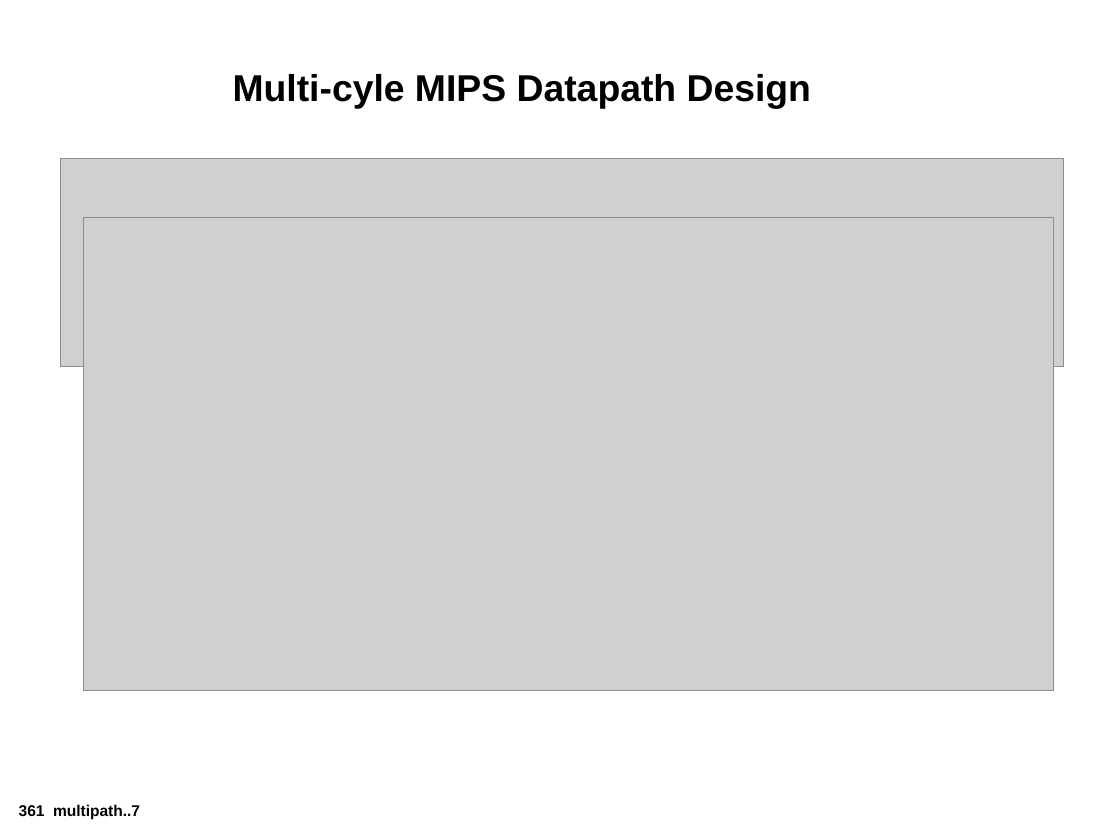
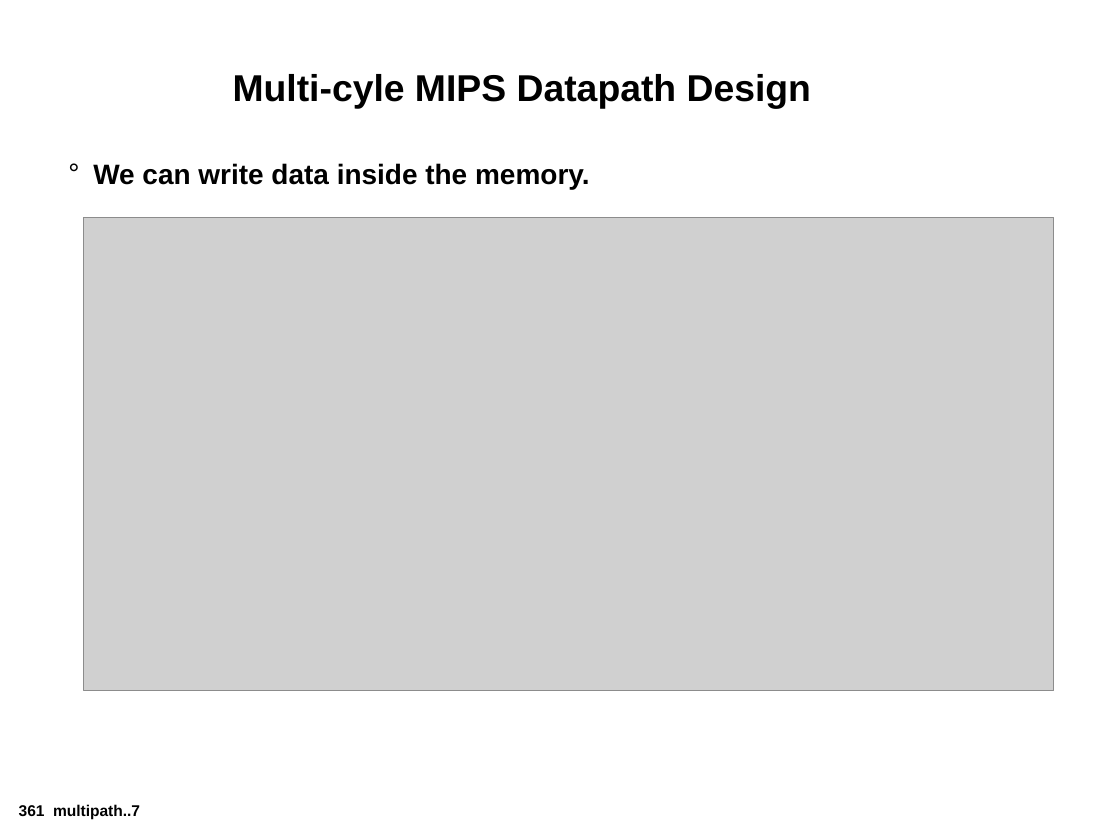
Before and after one commit to afozbek/2019-Bahar, a slide deck: slide 7 of Bilgisayar-Mimarisi-Slaytlar/Bolum_5_MultiCycleProcessor.ppt. Drawn at 1120x840 pixels with LibreOffice and Linux fonts; fonts in the diff are those of the drawing; grey boxes stand for pictures. Boxes give left, top, right and bottom in pixels: in the first picture for what was removed or moved away, otherwise in the second. Text is boxed around its words. In the diff, an @@ line names an element or a change of style, - is before the commit and + after.

```diff
--- a/Bilgisayar-Mimarisi-Slaytlar/Bolum_5_MultiCycleProcessor.ppt
+++ b/Bilgisayar-Mimarisi-Slaytlar/Bolum_5_MultiCycleProcessor.ppt
@@ picture removed at [60,159,1064,367] @@
@@ text added at [93,163,590,189], 18 pt, text #000000, bold @@
+° We can write data inside the memory.
```
Also in this commit, not shown: 5 other slides changed, 6 slides added, 6 slides removed, 3 other files.
